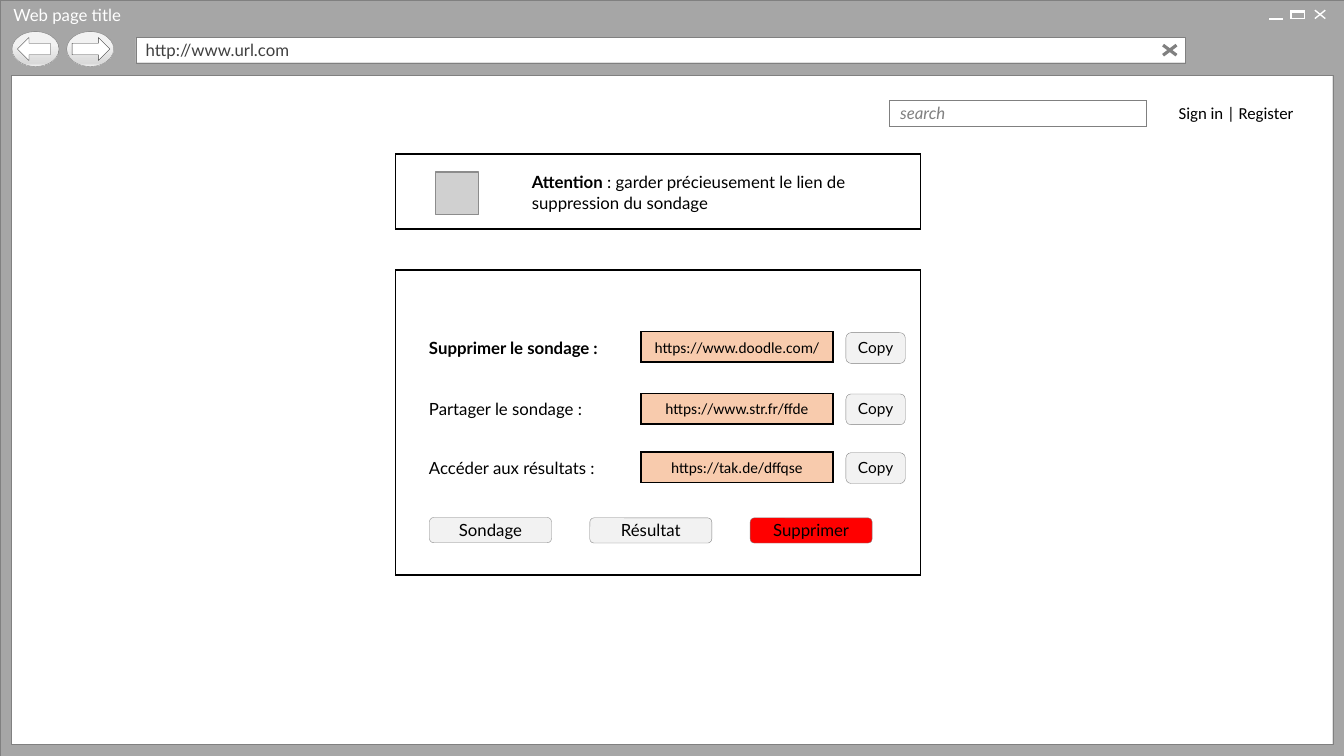
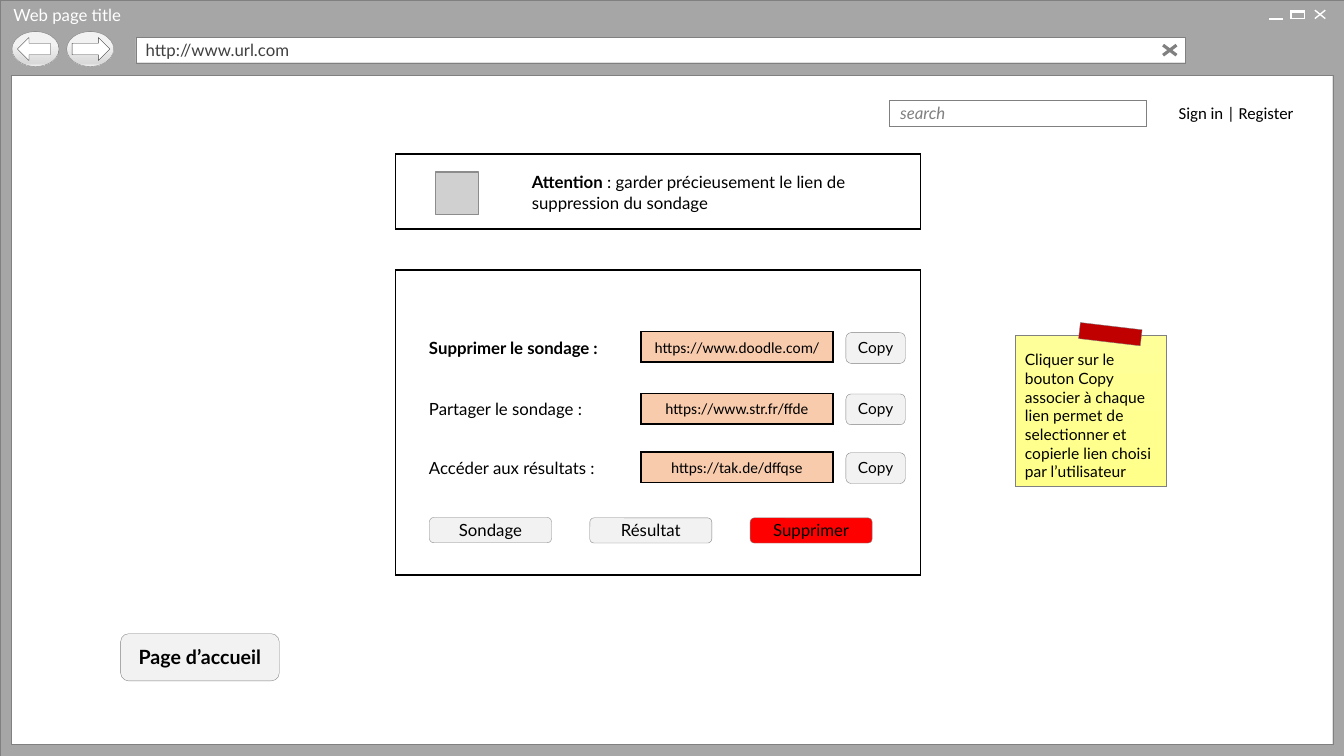
Before and after one commit to Holyz1988/PROJET1-ASP.NET, a slide deck: slide 9 of Page d’acceuil.pptx (slide 6 before the commit). Drawn at 1344x756 pixels with LibreOffice and Linux fonts; fonts in the diff are those of the drawing; grey boxes stand for pictures; background and template pictures are left out. Boxes give left, top, right and bottom in pixels: in the first picture for what was removed or moved away, otherwise in the second. Text is boxed around its words. In the diff, an @@ line names an element or a change of style, - is before the commit and + after.

```diff
--- a/Page d’acceuil.pptx
+++ b/Page d’acceuil.pptx
@@ rectangle added at (x1=1079, y1=323, x2=1143, y2=346), fill #C00000, outline #808080 0.25 pt @@
@@ rectangle added at (x1=1015, y1=336, x2=1167, y2=487), fill gradient #FFFF99 to #FFFF89, outline #808080 0.25 pt, 11.1 pt, text #000000 @@
+Cliquer sur le bouton Copy associer à chaque lien permet de selectionner et copierle lien choisi par l’utilisateur
@@ rounded rectangle added at (x1=121, y1=634, x2=279, y2=682), fill #F2F2F2, outline #808080 0.25 pt, 14 pt, text #000000, bold @@
+Page d’accueil
```
Also in this commit, not shown: 21 other slides changed, 3 slides added, 2 other files.
